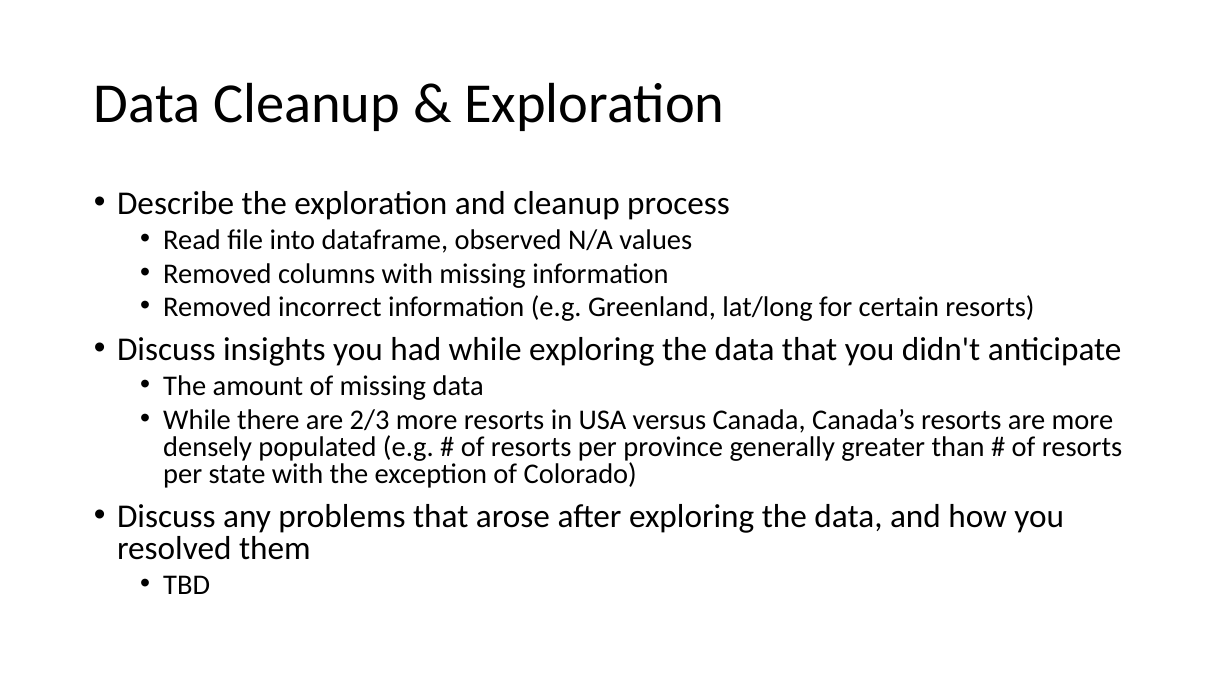
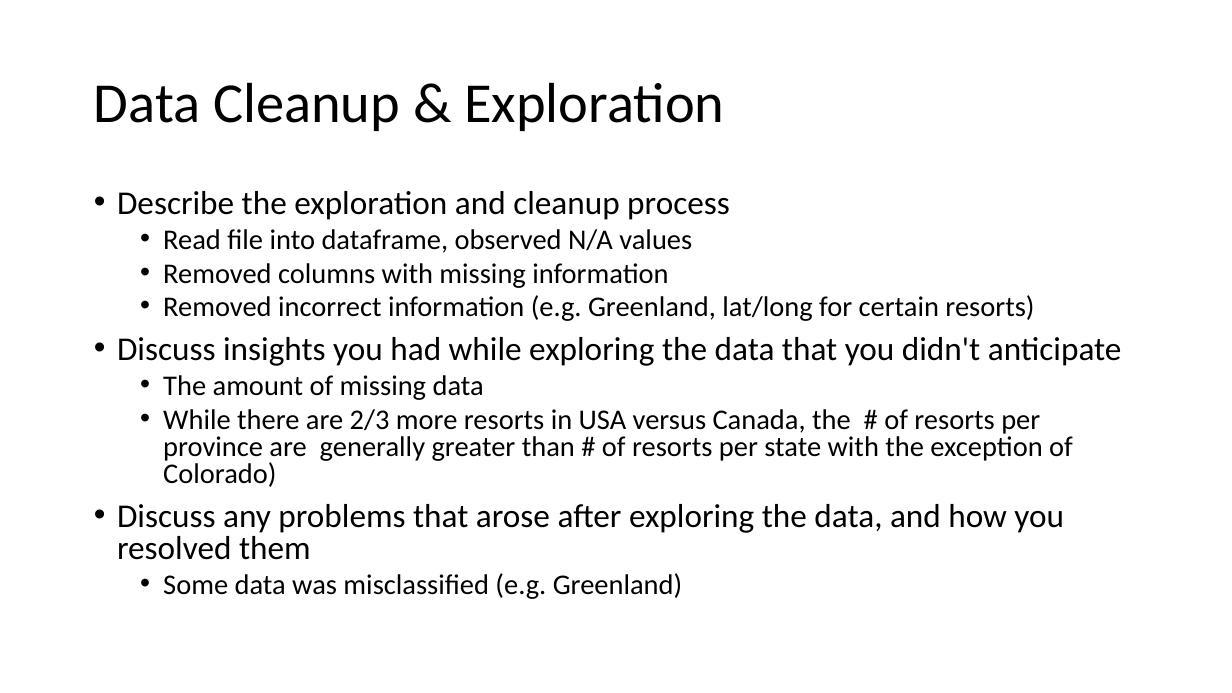
Before and after one commit to elu267/Group_Project_Unit18, a slide deck: slide 3 of PPT/Group_Presentation.pptx. Drawn at 1232x693 pixels with LibreOffice and Linux fonts; fonts in the diff are those of the drawing. Boxes give left, top, right and bottom in pixels: in the first picture for what was removed or moved away, otherwise in the second. Text is boxed around its words. In the diff, an @@ line names an element or a change of style, - is before the commit and + after.

```diff
--- a/PPT/Group_Presentation.pptx
+++ b/PPT/Group_Presentation.pptx
@@ text at box(163, 409, 1073, 487): text changed @@
-  • While there are 2/3 more resorts in USA versus Canada, Canada’s resorts are more densely populated (e.g. # of resorts per province generally greater than # of resorts per state with the exception of Colorado)
+  • While there are 2/3 more resorts in USA versus Canada, the # of resorts per province are generally greater than # of resorts per state with the exception of Colorado)
@@ text at box(163, 573, 682, 599): text changed @@
-  • TBD
+  • Some data was misclassified (e.g. Greenland)
```
Also in this commit, not shown: 3 other slides changed, 2 slides removed, 2 other files.
